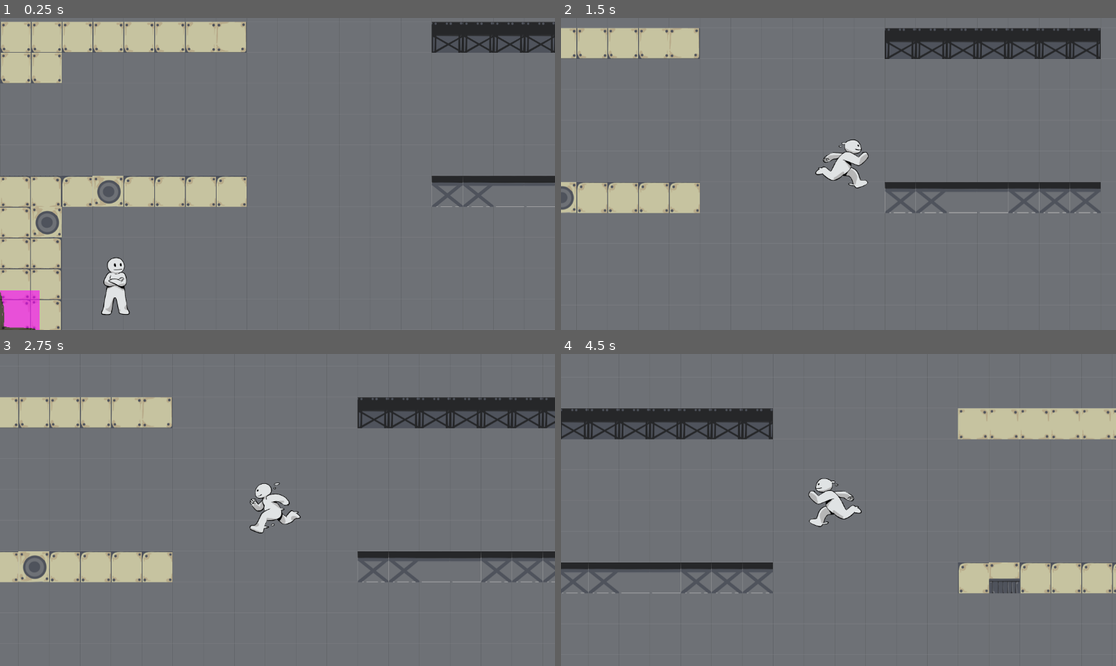
Above: before the commit, frames 1-4 (two rows, left to right).
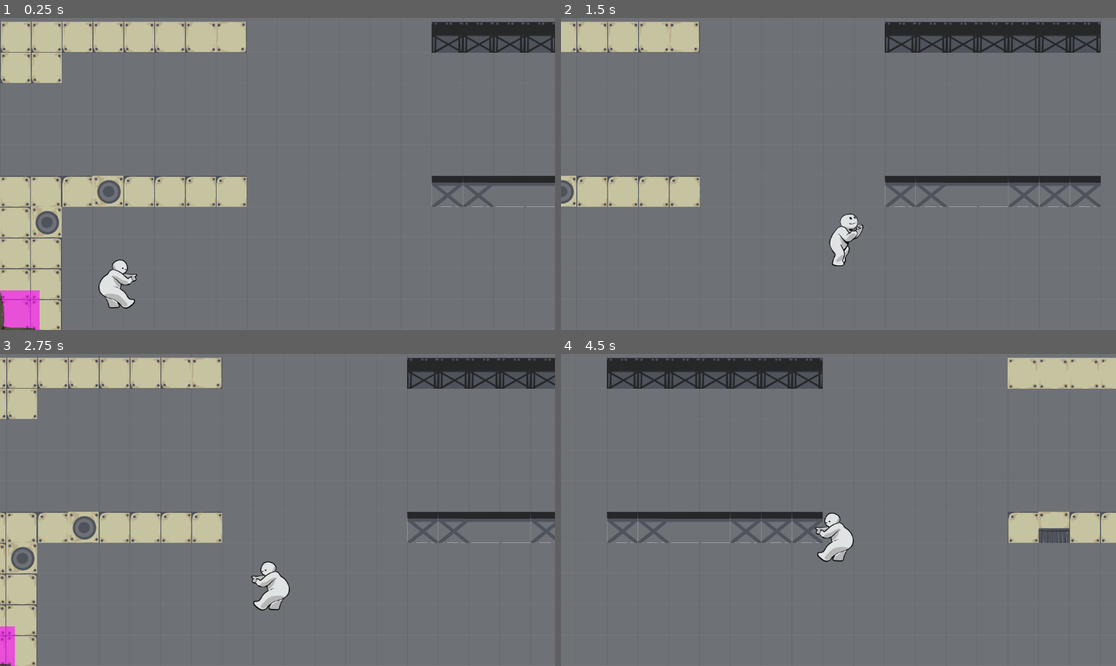
Above: after the commit, the same moments.

Repository: ZBC95/GMTK-2025-zoes-repository
Game: Godot game, scene res://game.tscn
Two runs of this game, one before a commit and one after it. Both use one fixed random seed, a clock stepped at 60 frames per second and the inputs below.
Inputs:
- Up to frame 1 (0.25 s): no input
- Up to frame 2 (1.5 s): hold W (Jump) 0.53-1.28 s; hold D (Right) from 0.53 s (still down); tap W (Jump) at 1.35 s
- Up to frame 3 (2.75 s): tap W (Jump) at 1.52, 1.82 s; release D (Right) at 2.03 s; hold A (Left) from 2.03 s (still down); hold W (Jump) from 2.03 s (still down)
- Up to frame 4 (4.5 s): release A (Left) at 2.78 s; release W (Jump) at 2.78 s; hold D (Right) 2.78-4.28 s; tap W (Jump) at 2.85, 3.02, 3.32, 4.35 s; hold W (Jump) 3.53-4.28 s; hold A (Left) from 4.28 s (still down)

The runs differ from the first frame. In frame 1, 0.6% of the frame differs, in the area x 17-25%, y 76-96%; in frame 2, 9.1%; in frame 3, 25%, in the area x 0-100%, y 1-100%; in frame 4, 22%.

Commit message:
Added FSM and implemented blocking mechanic

Diff:
--- a/player.gd
+++ b/player.gd
@@ -3,6 +3,26 @@
 @export var SPEED = 300.0
 @export var JUMP_VELOCITY = 600.0
 @export var gravity = 1000
+
+enum PlayerState {
+	IDLE,
+	RUN,
+	JUMP_UP,
+	FALL,
+	LAND,
+	SKID,
+	BLOCK
+}
+
+var current_state: PlayerState = PlayerState.IDLE
+var frame_counter: int = 0
+var was_on_floor: bool = true
+var previous_direction: float = 0.0
+var is_blocking: bool = false
+var lap_start_count = 0  # Track when current lap started
+var count = 0
+# A Dictionary to store our position
+var movement_data = {}
 
 @onready var loop = get_node("../Level/Looping_Componenet")
 @onready var loop_position_start: Vector2 = Vector2(loop.bl_x*64, loop.bl_y*64)
@@ -10,36 +30,71 @@
 @onready var player_sprite: AnimatedSprite2D = %PlayerSprite
 
 
-var count = 0
-
-# A Dictionary to store our position
-var movement_data = {}
-
-func _ready():
-	#Ititial position
-	movement_data[0] = {
-		"position_x": position.x,
-		"position_y": position.y,
-		"animation": player_sprite.animation,
-		"flip_h": player_sprite.flip_h
-	}
-
-var lap_start_count = 0  # Track when current lap started
-
 func _physics_process(delta: float) -> void:
 	record_movement()
 
 	# Add the gravity.
 	if not is_on_floor():
 		velocity.y += gravity * delta
+		# Set jump_up or fall animation based on vertical velocity
+		if velocity.y < 0:
+			current_state = PlayerState.JUMP_UP
+		else:
+			current_state = PlayerState.FALL
 
 	# Handle jump.
-	if Input.is_action_pressed("Jump") and is_on_floor():
+	if Input.is_action_just_pressed("Jump") and is_on_floor():
 		velocity.y = -JUMP_VELOCITY
+		current_state = PlayerState.JUMP_UP
+
+	# Handle blocking
+	if Input.is_action_pressed("ui_down") and is_on_floor():
+		is_blocking = true
+		current_state = PlayerState.BLOCK
+		velocity.x = move_toward(velocity.x, 0, SPEED)
+	elif Input.is_action_just_released("ui_down"):
+		is_blocking = false
+		current_state = PlayerState.IDLE
+
+# Only allow movement if not blocking
+	if !is_blocking:
+		var direction := Input.get_axis("Left", "Right")
+
+		if direction:
+			# Check for skid state
+			if abs(velocity.x) > SPEED * 0.8 and sign(direction) != sign(previous_direction) and previous_direction != 0:
+				current_state = PlayerState.SKID
+				player_sprite.frame = 0  # Reset frame when entering skid state
+
+			velocity.x = direction * SPEED
+			if direction == -1:
+				player_sprite.flip_h = true
+			else:
+				player_sprite.flip_h = false
+
+			if current_state != PlayerState.SKID and is_on_floor():
+				current_state = PlayerState.RUN
+		else:
+			velocity.x = move_toward(velocity.x, 0, SPEED)
+			if current_state != PlayerState.LAND and is_on_floor() and !is_blocking:
+				current_state = PlayerState.IDLE
+
+	# Landing state check
+	if is_on_floor() and !was_on_floor:
+		current_state = PlayerState.LAND
+		player_sprite.frame = 0  # Reset frame when landing
+
+	## Falling state check
+	#if !is_on_floor() and velocity.y > 0:
+		#current_state = PlayerState.FALL
+
+	update_animation()
+
+	was_on_floor = is_on_floor()
+	previous_direction = sign(velocity.x)
 
 	# Handle looping off screen right
 	if position.x > loop_position_end.x:
-		# Create dictionary with just this lap's movement data
 		var lap_data = {}
 		for i in range(lap_start_count, count + 1):
 			if movement_data.has(i):
@@ -47,22 +102,37 @@
 
 		SignalBus.player_looped.emit(lap_data)
 		position.x = loop_position_start.x
-		lap_start_count = count + 1  # Start counting new lap from here
-
-	# Get the input direction and handle the movement/deceleration.
-	var direction := Input.get_axis("Left", "Right")
-	if direction:
-		player_sprite.play("run")
-		velocity.x = direction * SPEED
-		if direction == -1:
-			player_sprite.flip_h = true
-		else:
-			player_sprite.flip_h = false
-	else:
-		player_sprite.play("idle")
-		velocity.x = move_toward(velocity.x, 0, SPEED)
+		lap_start_count = count + 1
 
 	move_and_slide()
+
+func update_animation():
+	match current_state:
+		PlayerState.IDLE:
+			player_sprite.play("idle")
+		PlayerState.RUN:
+			player_sprite.play("run")
+		PlayerState.JUMP_UP:
+			player_sprite.play("jump_up")
+		PlayerState.FALL:
+			player_sprite.play("fall")
+		PlayerState.LAND:
+			if player_sprite.animation != "land":
+				player_sprite.play("land")
+				player_sprite.frame = 0
+			# Wait for animation to complete
+			if player_sprite.frame >= player_sprite.sprite_frames.get_frame_count("land") - 1:
+				current_state = PlayerState.IDLE
+		PlayerState.SKID:
+			if player_sprite.animation != "skid":
+				player_sprite.play("skid")
+				player_sprite.frame = 0
+			# Wait for animation to complete
+			if player_sprite.frame >= player_sprite.sprite_frames.get_frame_count("skid") - 1:
+				current_state = PlayerState.RUN
+		PlayerState.BLOCK:
+			player_sprite.play("block")
+
 
 func record_movement():
 	count += 1
--- a/player.tscn
+++ b/player.tscn
@@ -9,6 +9,18 @@
 
 [sub_resource type="RectangleShape2D" id="RectangleShape2D_hqtel"]
 size = Vector2(58, 113)
+
+[sub_resource type="AtlasTexture" id="AtlasTexture_q13i1"]
+atlas = ExtResource("4_dw050")
+region = Rect2(0, 0, 256, 256)
+
+[sub_resource type="AtlasTexture" id="AtlasTexture_pylmc"]
+atlas = ExtResource("4_dw050")
+region = Rect2(256, 0, 256, 256)
+
+[sub_resource type="AtlasTexture" id="AtlasTexture_pbfsw"]
+atlas = ExtResource("4_dw050")
+region = Rect2(512, 0, 256, 256)
 
 [sub_resource type="AtlasTexture" id="AtlasTexture_nvl01"]
 atlas = ExtResource("2_2hs0m")
@@ -38,18 +50,6 @@
 atlas = ExtResource("2_2hs0m")
 region = Rect2(1024, 0, 256, 256)
 
-[sub_resource type="AtlasTexture" id="AtlasTexture_q13i1"]
-atlas = ExtResource("4_dw050")
-region = Rect2(0, 0, 256, 256)
-
-[sub_resource type="AtlasTexture" id="AtlasTexture_pylmc"]
-atlas = ExtResource("4_dw050")
-region = Rect2(256, 0, 256, 256)
-
-[sub_resource type="AtlasTexture" id="AtlasTexture_pbfsw"]
-atlas = ExtResource("4_dw050")
-region = Rect2(512, 0, 256, 256)
-
 [sub_resource type="AtlasTexture" id="AtlasTexture_5tmop"]
 atlas = ExtResource("5_b26j0")
 region = Rect2(0, 0, 256, 256)
@@ -74,6 +74,20 @@
 animations = [{
 "frames": [{
 "duration": 1.0,
+"texture": SubResource("AtlasTexture_q13i1")
+}, {
+"duration": 3.5,
+"texture": SubResource("AtlasTexture_pylmc")
+}, {
+"duration": 1.0,
+"texture": SubResource("AtlasTexture_pbfsw")
+}],
+"loop": true,
+"name": &"block",
+"speed": 3.0
+}, {
+"frames": [{
+"duration": 3.0,
 "texture": SubResource("AtlasTexture_nvl01")
 }],
 "loop": true,
@@ -109,23 +123,9 @@
 "duration": 1.0,
 "texture": SubResource("AtlasTexture_op7ga")
 }],
-"loop": true,
+"loop": false,
 "name": &"land",
-"speed": 5.0
-}, {
-"frames": [{
-"duration": 1.0,
-"texture": SubResource("AtlasTexture_q13i1")
-}, {
-"duration": 3.5,
-"texture": SubResource("AtlasTexture_pylmc")
-}, {
-"duration": 1.0,
-"texture": SubResource("AtlasTexture_pbfsw")
-}],
-"loop": false,
-"name": &"new_animation",
-"speed": 3.0
+"speed": 2.0
 }, {
 "frames": [{
 "duration": 1.0,
@@ -148,9 +148,9 @@
 "duration": 1.0,
 "texture": SubResource("AtlasTexture_jm5j8")
 }],
-"loop": true,
+"loop": false,
 "name": &"skid",
-"speed": 5.0
+"speed": 2.0
 }]
 
 [node name="Player" type="CharacterBody2D"]
@@ -167,7 +167,5 @@
 position = Vector2(0, -23)
 scale = Vector2(0.5, 0.5)
 sprite_frames = SubResource("SpriteFrames_dw050")
-animation = &"idle"
-autoplay = "run"
-frame = 1
-frame_progress = 0.734312
+animation = &"land"
+autoplay = "idle"
--- a/player_ghost.tscn
+++ b/player_ghost.tscn
@@ -9,6 +9,18 @@
 
 [sub_resource type="RectangleShape2D" id="RectangleShape2D_hqtel"]
 size = Vector2(50, 115)
+
+[sub_resource type="AtlasTexture" id="AtlasTexture_q13i1"]
+atlas = ExtResource("4_3v4vy")
+region = Rect2(0, 0, 256, 256)
+
+[sub_resource type="AtlasTexture" id="AtlasTexture_pylmc"]
+atlas = ExtResource("4_3v4vy")
+region = Rect2(256, 0, 256, 256)
+
+[sub_resource type="AtlasTexture" id="AtlasTexture_pbfsw"]
+atlas = ExtResource("4_3v4vy")
+region = Rect2(512, 0, 256, 256)
 
 [sub_resource type="AtlasTexture" id="AtlasTexture_nvl01"]
 atlas = ExtResource("2_1xyui")
@@ -38,18 +50,6 @@
 atlas = ExtResource("2_1xyui")
 region = Rect2(1024, 0, 256, 256)
 
-[sub_resource type="AtlasTexture" id="AtlasTexture_q13i1"]
-atlas = ExtResource("4_3v4vy")
-region = Rect2(0, 0, 256, 256)
-
-[sub_resource type="AtlasTexture" id="AtlasTexture_pylmc"]
-atlas = ExtResource("4_3v4vy")
-region = Rect2(256, 0, 256, 256)
-
-[sub_resource type="AtlasTexture" id="AtlasTexture_pbfsw"]
-atlas = ExtResource("4_3v4vy")
-region = Rect2(512, 0, 256, 256)
-
 [sub_resource type="AtlasTexture" id="AtlasTexture_5tmop"]
 atlas = ExtResource("5_6k0mi")
 region = Rect2(0, 0, 256, 256)
@@ -72,6 +72,20 @@
 
 [sub_resource type="SpriteFrames" id="SpriteFrames_1q2qo"]
 animations = [{
+"frames": [{
+"duration": 1.0,
+"texture": SubResource("AtlasTexture_q13i1")
+}, {
+"duration": 3.5,
+"texture": SubResource("AtlasTexture_pylmc")
+}, {
+"duration": 1.0,
+"texture": SubResource("AtlasTexture_pbfsw")
+}],
+"loop": false,
+"name": &"block",
+"speed": 3.0
+}, {
 "frames": [{
 "duration": 1.0,
 "texture": SubResource("AtlasTexture_nvl01")
@@ -115,20 +129,6 @@
 }, {
 "frames": [{
 "duration": 1.0,
-"texture": SubResource("AtlasTexture_q13i1")
-}, {
-"duration": 3.5,
-"texture": SubResource("AtlasTexture_pylmc")
-}, {
-"duration": 1.0,
-"texture": SubResource("AtlasTexture_pbfsw")
-}],
-"loop": false,
-"name": &"new_animation",
-"speed": 3.0
-}, {
-"frames": [{
-"duration": 1.0,
 "texture": SubResource("AtlasTexture_5tmop")
 }, {
 "duration": 1.0,
@@ -168,6 +168,6 @@
 position = Vector2(0, -23)
 scale = Vector2(0.5, 0.5)
 sprite_frames = SubResource("SpriteFrames_1q2qo")
-animation = &"idle"
+animation = &"block"
 autoplay = "run"
 metadata/_edit_lock_ = true
